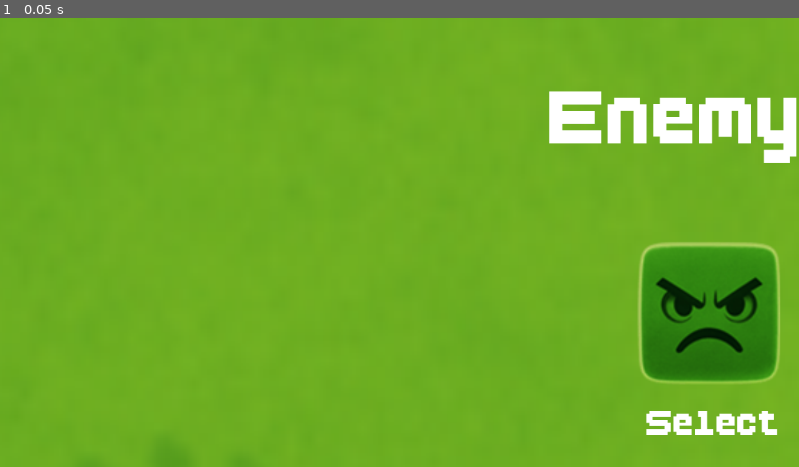
Above: before the commit, frame 1.
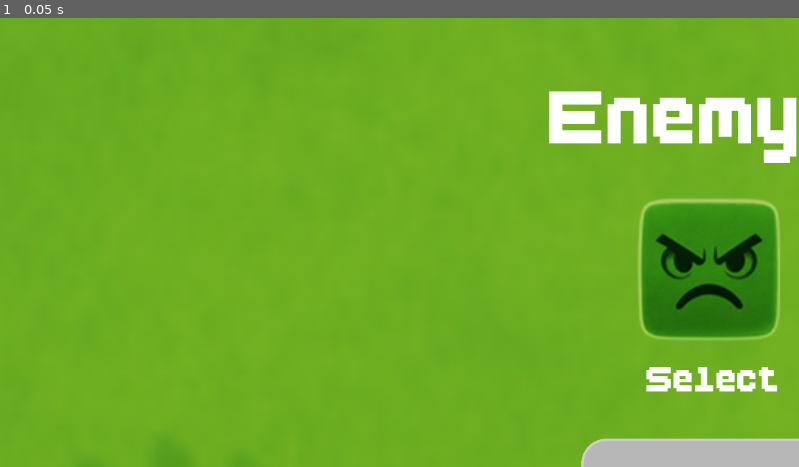
Above: after the commit, the same moment.

Repository: srijonbhattacharya2/enemy_slash_recovered
Game: Godot game, scene res://menu.tscn
Same seed, same stepped clock (60 frames per second), same inputs: the game is played once before the commit and once after it.
Inputs:
- Up to frame 1 (0.05 s): no input

The runs differ from the first frame. In frame 1, 7.5% of the frame differs, in the area x 72-100%, y 40-100%.

Commit message:
Added about section and changed volume

Diff:
--- /dev/null
+++ b/about.gd
@@ -0,0 +1,6 @@
+extends Control
+
+
+
+func _on_back_pressed() -> void:
+	get_tree().call_deferred("change_scene_to_file", "res://menu.tscn")
--- /dev/null
+++ b/about.tscn
@@ -0,0 +1,96 @@
+[gd_scene load_steps=15 format=3 uid="uid://cx3qp6tfswbe7"]
+
+[ext_resource type="Texture2D" uid="uid://d0qs4scq0b7my" path="res://pictures/Background.png" id="1_4q2eq"]
+[ext_resource type="Script" uid="uid://didconrdtf4p6" path="res://about.gd" id="1_k56y8"]
+[ext_resource type="FontFile" uid="uid://ccprvc1rlutw0" path="res://BoldPixels.ttf" id="2_pp48r"]
+
+[sub_resource type="StyleBoxEmpty" id="StyleBoxEmpty_pp48r"]
+
+[sub_resource type="StyleBoxEmpty" id="StyleBoxEmpty_k56y8"]
+
+[sub_resource type="StyleBoxEmpty" id="StyleBoxEmpty_h6umi"]
+
+[sub_resource type="StyleBoxEmpty" id="StyleBoxEmpty_sx25x"]
+
+[sub_resource type="StyleBoxEmpty" id="StyleBoxEmpty_x5r8a"]
+
+[sub_resource type="StyleBoxEmpty" id="StyleBoxEmpty_5tp7k"]
+
+[sub_resource type="StyleBoxEmpty" id="StyleBoxEmpty_ik7te"]
+
+[sub_resource type="StyleBoxEmpty" id="StyleBoxEmpty_7n2fl"]
+
+[sub_resource type="StyleBoxEmpty" id="StyleBoxEmpty_qkww8"]
+
+[sub_resource type="StyleBoxEmpty" id="StyleBoxEmpty_j2lv4"]
+
+[sub_resource type="StyleBoxEmpty" id="StyleBoxEmpty_xdudg"]
+
+[node name="About" type="Control"]
+layout_mode = 3
+anchors_preset = 15
+anchor_right = 1.0
+anchor_bottom = 1.0
+grow_horizontal = 2
+grow_vertical = 2
+script = ExtResource("1_k56y8")
+
+[node name="Sprite2D" type="Sprite2D" parent="."]
+position = Vector2(1167.75, 637.5)
+scale = Vector2(8.558252, 8.589286)
+texture = ExtResource("1_4q2eq")
+
+[node name="Label" type="Label" parent="."]
+layout_mode = 0
+offset_left = 902.0
+offset_top = 101.0
+offset_right = 1365.0
+offset_bottom = 301.0
+theme_override_fonts/font = ExtResource("2_pp48r")
+theme_override_font_sizes/font_size = 200
+text = "About"
+
+[node name="RichTextLabel" type="RichTextLabel" parent="."]
+layout_mode = 0
+offset_left = 789.0
+offset_top = 362.0
+offset_right = 1509.0
+offset_bottom = 721.0
+theme_override_font_sizes/normal_font_size = 45
+theme_override_font_sizes/bold_font_size = 50
+theme_override_font_sizes/bold_italics_font_size = 60
+theme_override_font_sizes/italics_font_size = 40
+theme_override_font_sizes/mono_font_size = 20
+text = "Game Design and Development:
+Srijon Bhattacharya
+
+Published by:
+AppApex"
+
+[node name="Back" type="Button" parent="."]
+layout_mode = 0
+offset_left = 700.0
+offset_top = 753.0
+offset_right = 2614.0
+offset_bottom = 1158.3334
+scale = Vector2(0.3600003, 0.3600003)
+focus_mode = 0
+theme_override_colors/font_color = Color(0.80397177, 0.84602547, 0.83585334, 1)
+theme_override_colors/font_pressed_color = Color(0.7708395, 0.77083945, 0.77083945, 1)
+theme_override_colors/font_hover_color = Color(1, 1, 1, 1)
+theme_override_fonts/font = ExtResource("2_pp48r")
+theme_override_font_sizes/font_size = 300
+theme_override_styles/normal = SubResource("StyleBoxEmpty_pp48r")
+theme_override_styles/normal_mirrored = SubResource("StyleBoxEmpty_k56y8")
+theme_override_styles/pressed = SubResource("StyleBoxEmpty_h6umi")
+theme_override_styles/pressed_mirrored = SubResource("StyleBoxEmpty_sx25x")
+theme_override_styles/hover = SubResource("StyleBoxEmpty_x5r8a")
+theme_override_styles/hover_mirrored = SubResource("StyleBoxEmpty_5tp7k")
+theme_override_styles/hover_pressed = SubResource("StyleBoxEmpty_ik7te")
+theme_override_styles/hover_pressed_mirrored = SubResource("StyleBoxEmpty_7n2fl")
+theme_override_styles/disabled = SubResource("StyleBoxEmpty_qkww8")
+theme_override_styles/disabled_mirrored = SubResource("StyleBoxEmpty_j2lv4")
+theme_override_styles/focus = SubResource("StyleBoxEmpty_xdudg")
+text = "⬅️ Back"
+
+[connection signal="pressed" from="Back" to="." method="_on_back_pressed"]
--- a/game.tscn
+++ b/game.tscn
@@ -370,37 +370,37 @@
 [node name="AudioStreamPlayer2D" type="AudioStreamPlayer2D" parent="Music"]
 position = Vector2(489, 393)
 stream = ExtResource("13_lc2xo")
-volume_db = 24.0
+volume_db = 7.845
 autoplay = true
 
 [node name="AudioStreamPlayer2D3" type="AudioStreamPlayer2D" parent="Music"]
 position = Vector2(6961, 745)
 stream = ExtResource("13_lc2xo")
-volume_db = 24.0
+volume_db = 7.845
 autoplay = true
 
 [node name="AudioStreamPlayer2D5" type="AudioStreamPlayer2D" parent="Music"]
 position = Vector2(13204, 880)
 stream = ExtResource("13_lc2xo")
-volume_db = 24.0
+volume_db = 7.845
 autoplay = true
 
 [node name="AudioStreamPlayer2D2" type="AudioStreamPlayer2D" parent="Music"]
 position = Vector2(3871, 795)
 stream = ExtResource("13_lc2xo")
-volume_db = 24.0
+volume_db = 7.845
 autoplay = true
 
 [node name="AudioStreamPlayer2D4" type="AudioStreamPlayer2D" parent="Music"]
 position = Vector2(10023, 977)
 stream = ExtResource("13_lc2xo")
-volume_db = 24.0
+volume_db = 7.845
 autoplay = true
 
 [node name="AudioStreamPlayer2D6" type="AudioStreamPlayer2D" parent="Music"]
 position = Vector2(15482, 1239)
 stream = ExtResource("13_lc2xo")
-volume_db = 24.0
+volume_db = 7.845
 autoplay = true
 
 [node name="Coins" type="Node2D" parent="."]
--- a/game_over.tscn
+++ b/game_over.tscn
@@ -48,9 +48,9 @@
 
 [node name="restart" type="Button" parent="."]
 layout_mode = 0
-offset_left = 547.0
+offset_left = 471.0
 offset_top = 645.0
-offset_right = 1721.0
+offset_right = 1645.0
 offset_bottom = 1042.0
 scale = Vector2(0.3600003, 0.3600003)
 focus_mode = 0
@@ -63,9 +63,9 @@
 
 [node name="exit" type="Button" parent="."]
 layout_mode = 0
-offset_left = 1654.9999
+offset_left = 1578.9999
 offset_top = 645.0
-offset_right = 2829.0
+offset_right = 2753.0
 offset_bottom = 1042.0
 scale = Vector2(0.3600003, 0.3600003)
 focus_mode = 0
--- a/menu.gd
+++ b/menu.gd
@@ -11,3 +11,7 @@
 
 func _on_dg_pressed() -> void:
 	Global.skin = ("deep green")
+
+
+func _on_about_pressed() -> void:
+	get_tree().call_deferred("change_scene_to_file", "res://about.tscn")
--- a/menu.tscn
+++ b/menu.tscn
@@ -65,9 +65,9 @@
 [node name="Start" type="Button" parent="."]
 layout_mode = 0
 offset_left = 838.0
-offset_top = 716.0
+offset_top = 607.0
 offset_right = 2752.0
-offset_bottom = 1121.3334
+offset_bottom = 1012.3334
 scale = Vector2(0.3600003, 0.3600003)
 focus_mode = 0
 theme_override_colors/font_color = Color(0.41981265, 0.4198134, 0.41981277, 1)
@@ -79,9 +79,9 @@
 [node name="lg" type="Button" parent="."]
 layout_mode = 0
 offset_left = 917.0
-offset_top = 313.0
+offset_top = 250.00003
 offset_right = 1025.0
-offset_bottom = 422.0
+offset_bottom = 359.00003
 scale = Vector2(2.0799992, 2.0799992)
 theme_override_styles/normal = SubResource("StyleBoxEmpty_ytr4m")
 theme_override_styles/normal_mirrored = SubResource("StyleBoxEmpty_l48gv")
@@ -99,9 +99,9 @@
 [node name="dg" type="Button" parent="."]
 layout_mode = 0
 offset_left = 1254.0
-offset_top = 297.99997
+offset_top = 235.0
 offset_right = 1362.0
-offset_bottom = 406.99997
+offset_bottom = 344.0
 scale = Vector2(2.2799993, 2.2799993)
 theme_override_styles/normal = SubResource("StyleBoxEmpty_ytr4m")
 theme_override_styles/normal_mirrored = SubResource("StyleBoxEmpty_l48gv")
@@ -119,9 +119,9 @@
 [node name="Label2" type="Label" parent="."]
 layout_mode = 0
 offset_left = 932.0
-offset_top = 549.0
+offset_top = 486.00003
 offset_right = 1454.0
-offset_bottom = 620.0
+offset_bottom = 557.0
 theme_override_fonts/font = ExtResource("2_ouk20")
 theme_override_font_sizes/font_size = 70
 text = "Select your skin."
@@ -131,6 +131,21 @@
 stream = ExtResource("6_l48gv")
 autoplay = true
 
+[node name="About" type="Button" parent="."]
+layout_mode = 0
+offset_left = 838.0
+offset_top = 791.0
+offset_right = 2752.0
+offset_bottom = 1196.3334
+scale = Vector2(0.3600003, 0.3600003)
+focus_mode = 0
+theme_override_colors/font_color = Color(0.41981265, 0.4198134, 0.41981277, 1)
+theme_override_fonts/font = ExtResource("2_ouk20")
+theme_override_font_sizes/font_size = 300
+theme_override_styles/normal = SubResource("StyleBoxFlat_4hy44")
+text = "  About  "
+
 [connection signal="pressed" from="Start" to="." method="_on_start_pressed"]
 [connection signal="pressed" from="lg" to="." method="_on_lg_pressed"]
 [connection signal="pressed" from="dg" to="." method="_on_dg_pressed"]
+[connection signal="pressed" from="About" to="." method="_on_about_pressed"]
Not shown, added: about.gd.uid
Not shown, changed: export_presets.cfg
